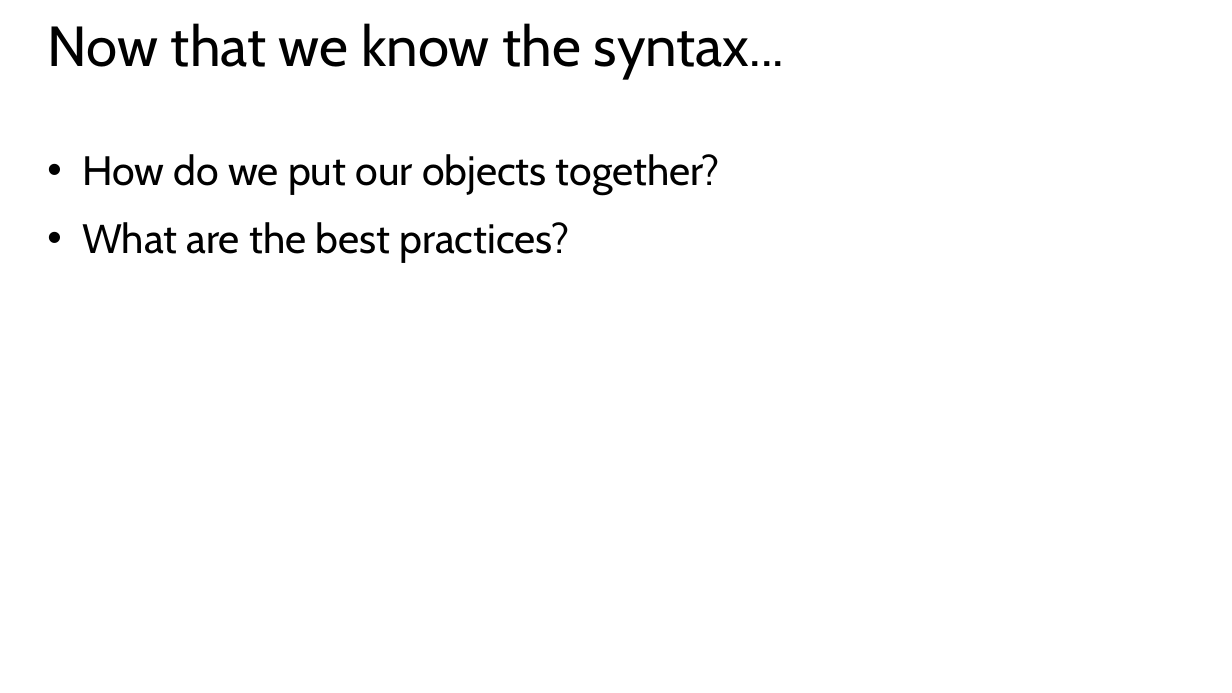
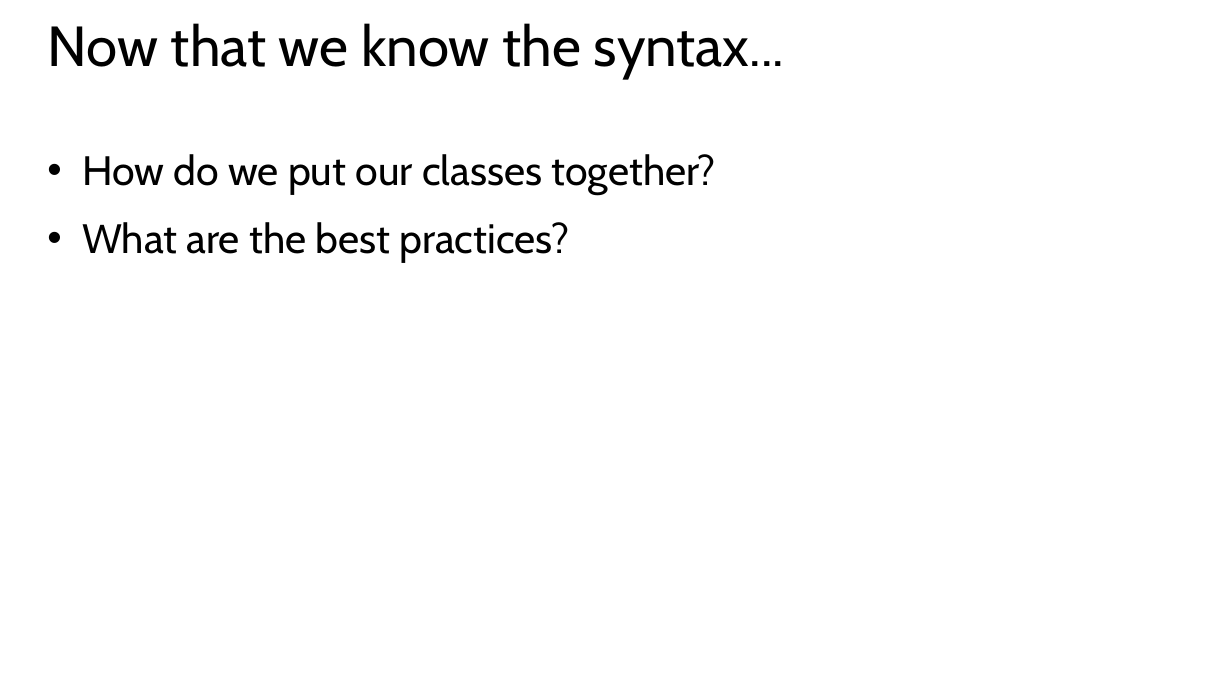
Before and after one commit to mkscala/AdvancedFlask, a slide deck: slide 20 of Slides/Module 2 - Object Oriented Programming.pptx (slide 18 before the commit). Drawn at 1232x693 pixels with LibreOffice and Linux fonts; fonts in the diff are those of the drawing. Boxes give left, top, right and bottom in pixels: in the first picture for what was removed or moved away, otherwise in the second. Text is boxed around its words. In the diff, an @@ line names an element or a change of style, - is before the commit and + after.

```diff
--- a/Slides/Module 2 - Object Oriented Programming.pptx
+++ b/Slides/Module 2 - Object Oriented Programming.pptx
@@ text at box(82, 154, 715, 195): text changed @@
-• How do we put our objects together?
+• How do we put our classes together?
```
Also in this commit, not shown: 9 other slides changed, 5 slides added, 3 other files.
